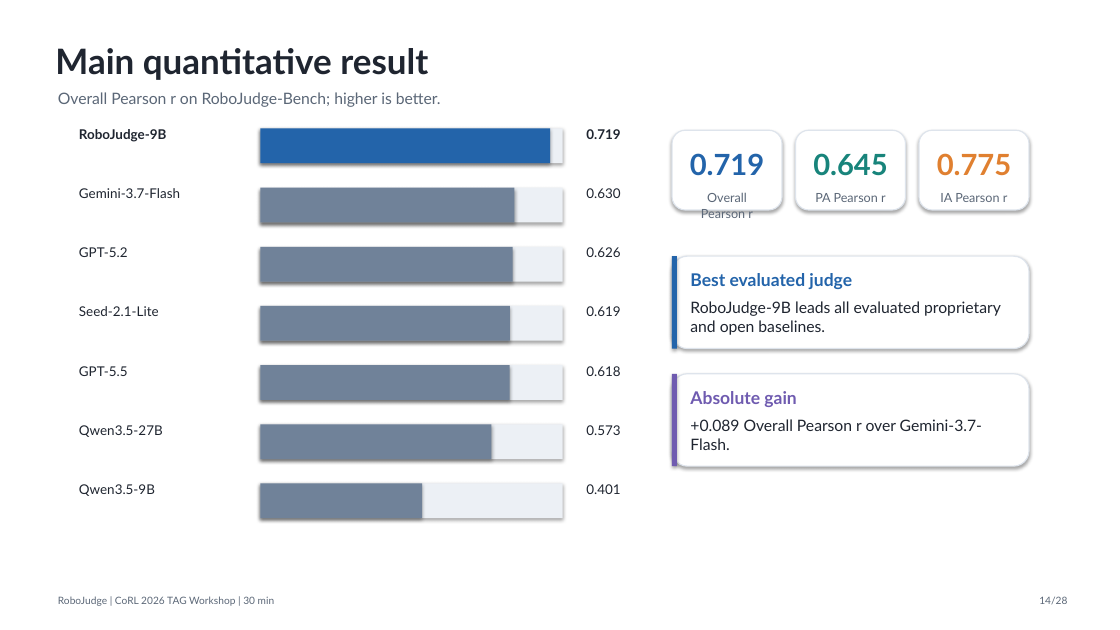
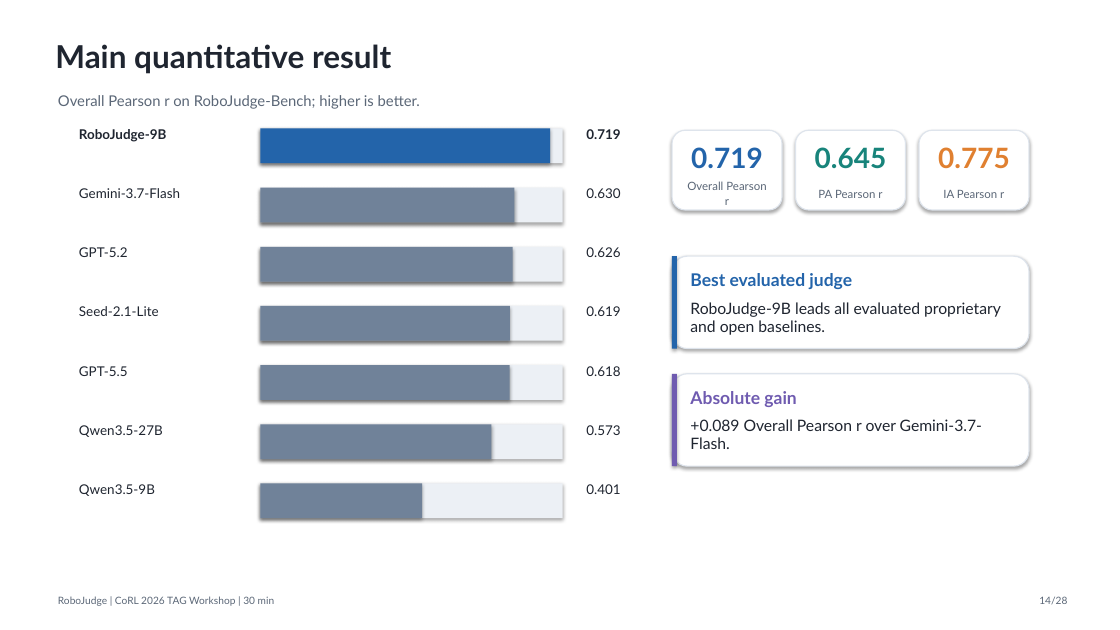
Before and after one commit to SiyuanMaCS/SiyuanMaCS.github.io, a slide deck: slide 14 of RoboJudge-slides/RoboJudge_CoRL_TAG_full_30min.pptx. Drawn at 1120x630 pixels with LibreOffice and Linux fonts; fonts in the diff are those of the drawing. Boxes give left, top, right and bottom in pixels: in the first picture for what was removed or moved away, otherwise in the second. Text is boxed around its words. In the diff, an @@ line names an element or a change of style, - is before the commit and + after.

Commit message:
Refresh RoboJudge workshop slides

```diff
--- a/RoboJudge-slides/RoboJudge_CoRL_TAG_full_30min.pptx
+++ b/RoboJudge-slides/RoboJudge_CoRL_TAG_full_30min.pptx
@@ text "Main quantitative result" at (x1=55, y1=44, x2=391, y2=74): size 30 to 27 pt @@
@@ text "Overall Pearson r on RoboJudge-Bench; ..." at (x1=58, y1=95, x2=420, y2=109): size 13.5 to 12.7 pt @@
@@ size 25 to 24 pt; vertical alignment top to middle in 3 elements at (x1=691, y1=147, x2=763, y2=168), (x1=815, y1=147, x2=887, y2=169), (x1=938, y1=147, x2=1010, y2=168) @@
@@ text "Overall Pearson r" moved from (x1=701, y1=193, x2=753, y2=218) to (x1=687, y1=181, x2=766, y2=205) @@
@@ size 10.8 to 9.8 pt; vertical alignment top to middle in 3 elements at (x1=687, y1=181, x2=766, y2=205), (x1=818, y1=190, x2=882, y2=198), (x1=943, y1=190, x2=1004, y2=198) @@
```
Also in this commit, not shown: 27 other slides changed, 5 other files.
